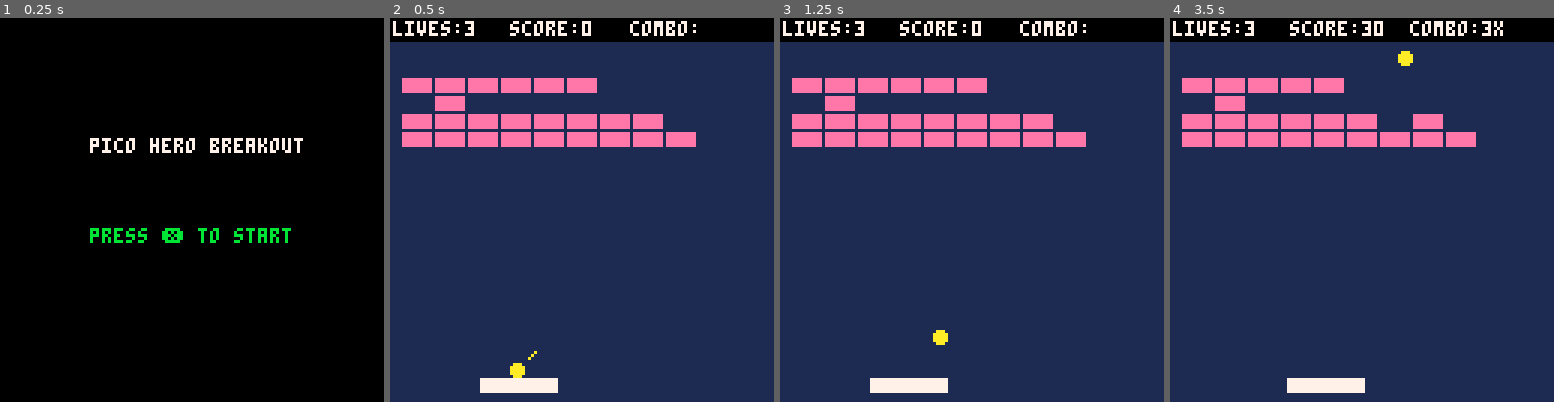
Above: before the commit, frames 1-4 (left to right).
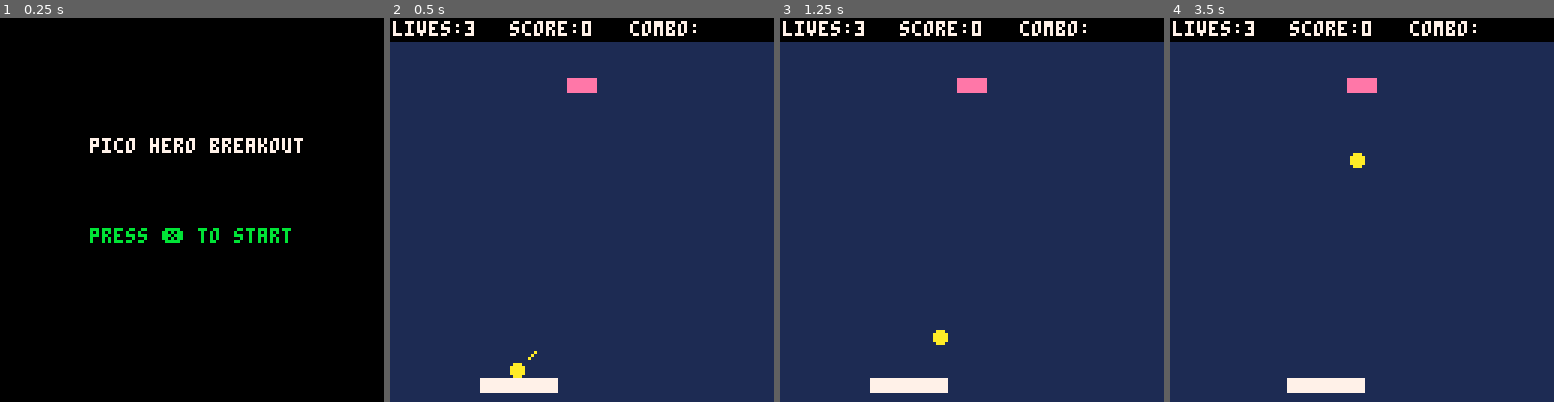
Above: after the commit, the same moments.

Repository: ivanarellano/pico8-doodles
Game: PICO-8 cartridge breakout/breakout.p8
Same seed, same stepped clock (60 frames per second), same inputs: the game is played once before the commit and once after it.
Inputs:
- Up to frame 1 (0.25 s): no input
- Up to frame 2 (0.5 s): tap X (X key) at 0.33 s
- Up to frame 3 (1.25 s): tap X (X key) at 1.07 s
- Up to frame 4 (3.5 s): hold Right 1.6-2.1 s; tap X (X key) at 1.85, 2.97 s; hold Right 2.47-3.03 s; hold Left from 3.08 s (still down)

Frame 1 is identical in both runs. In frame 2, 7.0% of the frame differs, in the area x 3-80%, y 15-34%; in frame 3, 7.0%; in frame 4, 7.5%, in the area x 3-87%, y 0-40%.

Commit message:
Add  level over screen to breakout

Diff:
--- a/breakout/breakout.p8
+++ b/breakout/breakout.p8
@@ -4,7 +4,12 @@
 function _init()
 	cls()
 	mode="start"
-	level="b6/x1b1/b8/b9"
+	level=""
+	levelnum=1
+	levels={}
+	levels[1]="x5b"
+	--levels[2]="x4b"
+	levels[2]="bxbxbxbxbxbxbxbxbxbxbxbxbxbxbxbxbxbxbxbxbxbxbxbxbxbxbxbx"
 	debug=""
 end
 
@@ -12,6 +17,8 @@
 	mode="game"
 
 	combo_mult=1
+	levelnum=1
+	level=levels[levelnum]
 
 	ball_r=2
 
@@ -32,6 +39,38 @@
 	sticky=true
 
 	serveball()
+end
+
+function nextlevel()
+	mode="game"
+
+	combo_mult=1
+	sticky=true
+	pad_x=30
+	pad_y=120
+	pad_dx=0
+
+	levelnum+=1
+	if levelnum>#levels then
+		--finished game
+		mode="start"
+		return
+	end
+
+	level=levels[levelnum]
+
+	makebricks(level)
+
+	serveball()
+end
+
+function levelfinished()
+	for i=1,#brick_v do
+		if brick_v[i]==true then
+			return false
+		end
+	end
+	return true
 end
 
 function makebricks(lvl)
@@ -72,6 +111,10 @@
 
 function gameover()
 	mode="gameover"
+end
+
+function levelover()
+	mode="levelover"
 end
 
 function serveball()
@@ -197,6 +240,8 @@
 		draw_start()
 	elseif mode=="gameover" then
 		draw_gameover()
+	elseif mode=="levelover" then
+		draw_levelover()
 	end
 end
 
@@ -245,6 +290,12 @@
 	rectfill(0,60,128,76,0)
 	print("game over",46,62,7)
 	print("press ❎ to restart",27,70,7)
+end
+
+function draw_levelover()
+	rectfill(0,60,128,76,0)
+	print("stage clear",46,62,7)
+	print("press ❎ to continue",27,70,7)
 end
 -->8
 function _update60()
@@ -254,6 +305,8 @@
 		update_start()
 	elseif mode=="gameover" then
 		update_gameover()
+	elseif mode=="levelover" then
+		update_levelover()
 	end
 end
 
@@ -264,8 +317,14 @@
 end
 
 function update_gameover()
-	if btn(5) then
+	if btnp(5) then
 		startgame()
+	end
+end
+
+function update_levelover()
+	if btnp(5) then
+		nextlevel()
 	end
 end
 
@@ -372,12 +431,18 @@
 			else
 				ball_dy = -ball_dy
 			end
+
 			brickhit=true
 			sfx(1+combo_mult)
 			brick_v[i]=false
 			points+=10*combo_mult
 			combo_mult+=1
 			combo_mult=mid(1,combo_mult,6)
+
+			if levelfinished() then
+				_draw()
+				levelover()
+			end
 		end
 	end
 
